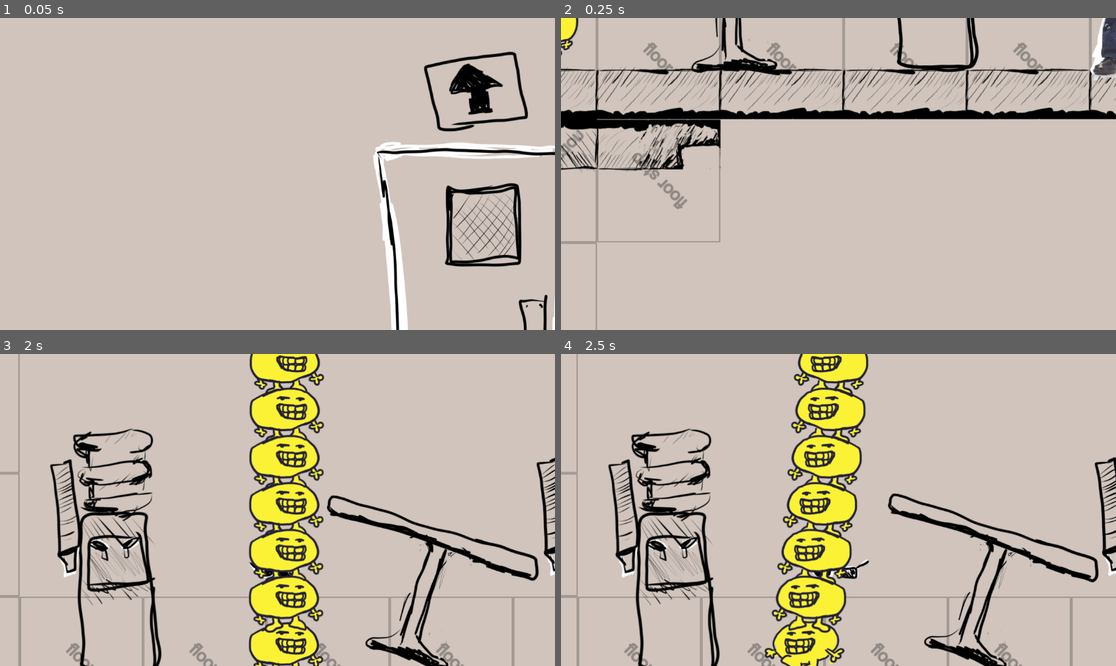
Above: before the commit, frames 1-4 (two rows, left to right).
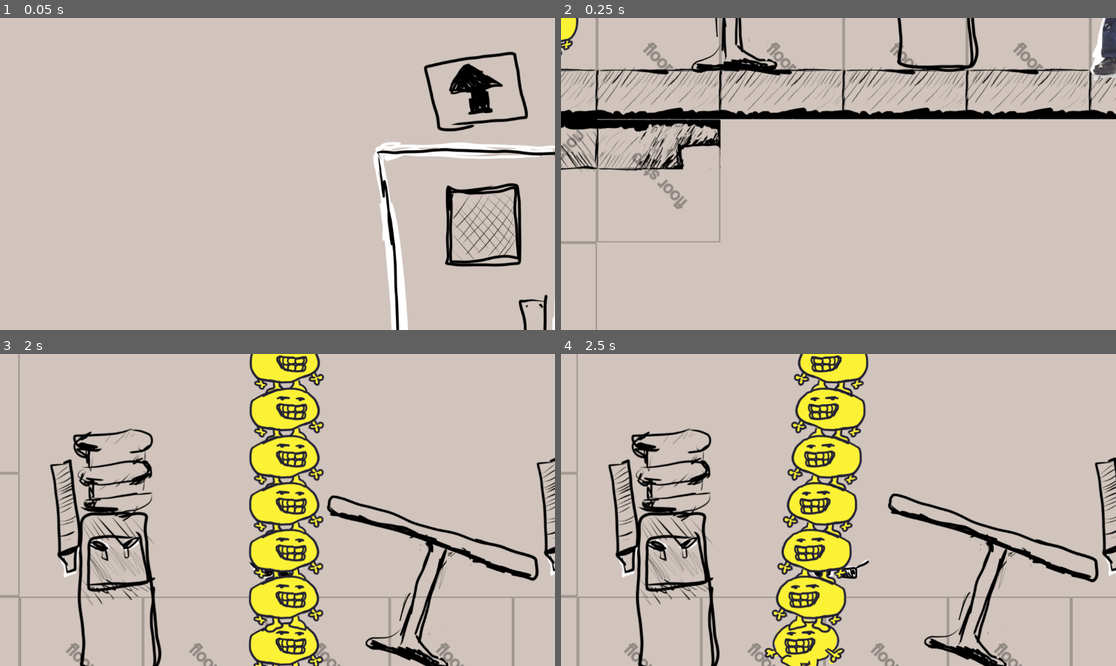
Above: after the commit, the same moments.

Repository: JCoMcL/gourt-game
Game: Godot game, scene res://level/office-level.tscn
Two runs of this game, one before a commit and one after it. Both use one fixed random seed, a clock stepped at 60 frames per second and the inputs below.
Inputs (mouse positions are in pixels of both pictures, inside the frame that each line leads up to):
- Up to frame 1 (0.05 s): no input
- Up to frame 2 (0.25 s): no input
- Up to frame 3 (2 s): move the mouse to (399, 494) at 0.52 s; press the mouse at (399, 494) at 0.53 s; hold Right (go right) 0.53-1.25 s; release the mouse at (399, 494) at 1.25 s; drag from (166, 525) to (333, 569) at 1.27 s
- Up to frame 4 (2.5 s): move the mouse to (894, 441) at 2.02 s; press the mouse at (894, 441) at 2.03 s; hold Left (go left) from 2.03 s (still down)

Frame 1 is identical in both runs. In frame 2, 0.2% of the frame differs, in the area x 60-76%, y 0-18%; in frame 3, 0.2%; in frame 4, 0.2%, in the area x 96-100%, y 32-70%.

Commit message:
Add the coolest water, remove duplicates from scene

Diff:
--- a/level/office-level.tscn
+++ b/level/office-level.tscn
@@ -1,21 +1,18 @@
 [gd_scene load_steps=19 format=4 uid="uid://b57lobk2dccaj"]
 
 [ext_resource type="Texture2D" uid="uid://clphjaysvxh82" path="res://level/office-level/tiles.png" id="1_wxgj7"]
-[ext_resource type="Texture2D" uid="uid://o17u11s8w1d2" path="res://props/janitor.png" id="2_2lgek"]
+[ext_resource type="Texture2D" uid="uid://o17u11s8w1d2" path="res://actors/janitor.png" id="2_2lgek"]
 [ext_resource type="PackedScene" uid="uid://c6a0ra2cd2h4g" path="res://props/sunglasses.tscn" id="3_rh3h7"]
-[ext_resource type="Texture2D" uid="uid://4l70h00uyex4" path="res://props/inspectors.png" id="3_x1oxu"]
+[ext_resource type="Texture2D" uid="uid://4l70h00uyex4" path="res://actors/cast/inspectors.png" id="3_x1oxu"]
 [ext_resource type="PackedScene" uid="uid://j35m20jp18rk" path="res://props/door.tscn" id="4_1slrw"]
 [ext_resource type="Texture2D" uid="uid://bg8514xi46mmo" path="res://props/npc gourtstack.png" id="8_3k8ca"]
 [ext_resource type="Texture2D" uid="uid://defrs38qscb28" path="res://props/elevator.png" id="9_2sgh0"]
 [ext_resource type="PackedScene" uid="uid://bbbog68rjtlrb" path="res://props/water_cooler.tscn" id="10_1slrw"]
 [ext_resource type="Texture2D" uid="uid://bbimgxq3cdac" path="res://props/stroller.png" id="10_yl1fq"]
 [ext_resource type="Texture2D" uid="uid://c2yk215wr6t2u" path="res://props/table.png" id="11_6o0x5"]
-[ext_resource type="PackedScene" uid="uid://bpyqi3nxqposm" path="res://actors/conversation.tscn" id="12_rh3h7"]
 [ext_resource type="PackedScene" uid="uid://cji7qwgt0f3t8" path="res://gourts/stack.tscn" id="12_utg4x"]
 [ext_resource type="PackedScene" uid="uid://bdhee0fbyvgae" path="res://gourts/gourt.tscn" id="13_ax68m"]
-[ext_resource type="PackedScene" uid="uid://cdheulpodhk4e" path="res://actors/cast/inspectors.tscn" id="13_gt2um"]
 [ext_resource type="Script" uid="uid://cdsy208jbfkdj" path="res://player.gd" id="14_b2cyw"]
-[ext_resource type="PackedScene" uid="uid://cnuqy2f8bhgk3" path="res://actors/actor.tscn" id="14_twwvs"]
 
 [sub_resource type="TileSetAtlasSource" id="TileSetAtlasSource_ssvay"]
 texture = ExtResource("1_wxgj7")
@@ -170,10 +167,4 @@
 [node name="WaterCooler" parent="." instance=ExtResource("10_1slrw")]
 position = Vector2(-1275, -1718)
 
-[node name="WaterCooler" parent="." instance=ExtResource("10_1slrw")]
-position = Vector2(-1275, -1718)
-
-[node name="WaterCooler2" parent="." instance=ExtResource("10_1slrw")]
-position = Vector2(-1275, -1718)
-
 [editable path="TileMapLayer/Door"]
--- /dev/null
+++ b/props/coolest_filled_cup.tscn
@@ -0,0 +1,11 @@
+[gd_scene load_steps=3 format=3 uid="uid://dd5q3dnirvb6v"]
+
+[ext_resource type="PackedScene" uid="uid://ct7k4e5ao3m44" path="res://props/filled_cup.tscn" id="1_4qou6"]
+[ext_resource type="Texture2D" uid="uid://bev1ivg8dnqbd" path="res://props/sunglasses.png" id="2_6ga2d"]
+
+[node name="Coolest Filled Cup" instance=ExtResource("1_4qou6")]
+
+[node name="Sprite2D" type="Sprite2D" parent="." index="2"]
+position = Vector2(0, -15)
+scale = Vector2(0.351555, 0.351555)
+texture = ExtResource("2_6ga2d")
--- a/props/water_cooler.tscn
+++ b/props/water_cooler.tscn
@@ -1,11 +1,12 @@
-[gd_scene load_steps=9 format=3 uid="uid://bbbog68rjtlrb"]
+[gd_scene load_steps=10 format=3 uid="uid://bbbog68rjtlrb"]
 
-[ext_resource type="Script" uid="uid://bg15ouk4dg3ua" path="res://props/transactor.gd" id="1_oopd0"]
+[ext_resource type="Script" uid="uid://crvr0k1g7qv3s" path="res://props/water_coolest.gd" id="2_8vm3n"]
 [ext_resource type="PackedScene" uid="uid://dh5axk4fye6o3" path="res://props/cup.tscn" id="2_sgrtc"]
 [ext_resource type="Texture2D" uid="uid://dtcyn475ry0l8" path="res://props/water cooler.png" id="3_i5a3f"]
 [ext_resource type="Script" uid="uid://daeo8suka7j7l" path="res://props/cup_filler.gd" id="4_brw10"]
 [ext_resource type="Script" uid="uid://508o8hskkytr" path="res://props/dispenser.gd" id="4_y1qp6"]
 [ext_resource type="PackedScene" uid="uid://ct7k4e5ao3m44" path="res://props/filled_cup.tscn" id="5_8vm3n"]
+[ext_resource type="PackedScene" uid="uid://dd5q3dnirvb6v" path="res://props/coolest_filled_cup.tscn" id="7_skyo5"]
 
 [sub_resource type="RectangleShape2D" id="RectangleShape2D_c8atm"]
 size = Vector2(118, 105)
@@ -15,10 +16,6 @@
 
 [node name="WaterCooler" type="Sprite2D"]
 texture = ExtResource("3_i5a3f")
-script = ExtResource("1_oopd0")
-required_input = true
-required_output = true
-output = ExtResource("2_sgrtc")
 
 [node name="Cup Filler" type="Area2D" parent="."]
 position = Vector2(25, 18)
@@ -40,3 +37,43 @@
 [node name="CollisionShape2D" type="CollisionShape2D" parent="Cup Dispenser"]
 position = Vector2(0.5, 3)
 shape = SubResource("RectangleShape2D_y1qp6")
+
+[node name="Cool Part" type="Area2D" parent="." node_paths=PackedStringArray("filler")]
+position = Vector2(16, -208)
+scale = Vector2(1.5735, 0.530086)
+collision_layer = 32
+collision_mask = 0
+script = ExtResource("2_8vm3n")
+updated_output = ExtResource("7_skyo5")
+filler = NodePath("../Cup Filler")
+
+[node name="CollisionShape2D" type="CollisionShape2D" parent="Cool Part"]
+shape = SubResource("RectangleShape2D_c8atm")
+
+[node name="Body" type="Node2D" parent="Cool Part"]
+position = Vector2(0, -3.71427)
+scale = Vector2(0.715149, 0.619046)
+
+[node name="Face" type="Node2D" parent="Cool Part/Body"]
+
+[node name="EyesSlot" type="Node2D" parent="Cool Part/Body/Face"]
+
+[node name="Cool Part2" type="Area2D" parent="." node_paths=PackedStringArray("filler")]
+position = Vector2(14, -140)
+scale = Vector2(1.5735, 0.530086)
+collision_layer = 32
+collision_mask = 0
+script = ExtResource("2_8vm3n")
+updated_output = ExtResource("7_skyo5")
+filler = NodePath("../Cup Filler")
+
+[node name="CollisionShape2D" type="CollisionShape2D" parent="Cool Part2"]
+shape = SubResource("RectangleShape2D_c8atm")
+
+[node name="Body" type="Node2D" parent="Cool Part2"]
+position = Vector2(0, -3.71427)
+scale = Vector2(0.715149, 0.619046)
+
+[node name="Face" type="Node2D" parent="Cool Part2/Body"]
+
+[node name="EyesSlot" type="Node2D" parent="Cool Part2/Body/Face"]
--- /dev/null
+++ b/props/water_coolest.gd
@@ -0,0 +1,10 @@
+extends Area2D
+
+@export var interactive_items = ['Sunglasses']
+@export var updated_output: PackedScene = null
+@export var filler: Area2D = null
+
+func interact(operator):
+	if operator.name in interactive_items:
+		operator.interact(self)
+		filler.output = updated_output
Not shown, added: props/water_coolest.gd.uid
